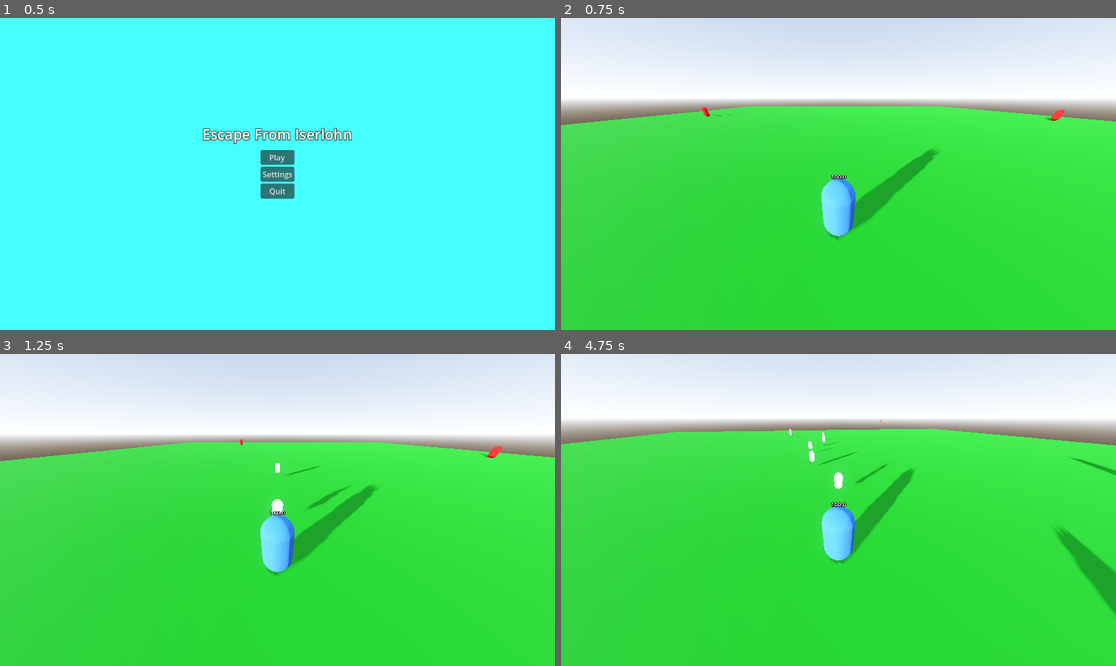
Above: before the commit, frames 1-4 (two rows, left to right).
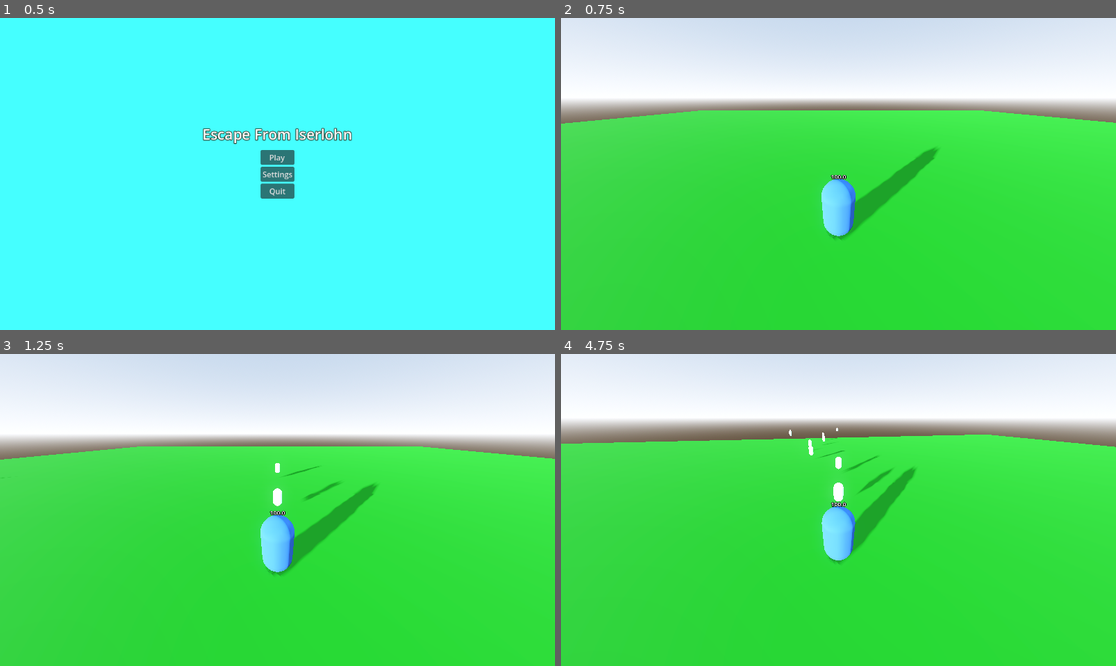
Above: after the commit, the same moments.

Repository: Raidiniom/EscapeFromIserlohn
Game: Godot game, scene res://scenes/ui/main_menu.tscn
Same seed, same stepped clock (60 frames per second), same inputs: the game is played once before the commit and once after it.
Inputs (mouse positions are in pixels of both pictures, inside the frame that each line leads up to):
- Up to frame 1 (0.5 s): no input
- Up to frame 2 (0.75 s): click "Play" at 0.5 s
- Up to frame 3 (1.25 s): no input
- Up to frame 4 (4.75 s): tap Enter at 1.25 s; move the mouse to (866, 510) at 1.27 s; hold W (forward) from 1.28 s (still down); tap E (plant) every 0.75 s from 1.35 to 4.35 s; click (866, 510) at 1.42 s; tap Space (jump) at 1.52, 2.27, 3.77, 4.52 s; move the mouse to (810, 510) at 2.02 s; move the mouse to (849, 503) at 2.77 s; move the mouse to (832, 516) at 3.52 s; click (832, 516) at 3.67 s; move the mouse to (877, 513) at 4.27 s

Frame 1 is identical in both runs. In frame 2, 0.9% of the frame differs, in the area x 0-100%, y 28-72%; in frame 3, 1.1%; in frame 4, 3.2%, in the area x 0-100%, y 21-84%.
Error in both runs: Invalid call. Nonexistent function 'get_keybind_string' in base 'Nil'. (res://scripts/ui/settings.gd:38)

Commit message:
Good Fix

Diff:
--- a/escape-from-iserlohn/scenes/entities/enemy/enemy.tscn
+++ b/escape-from-iserlohn/scenes/entities/enemy/enemy.tscn
@@ -17,10 +17,12 @@
 [node name="Enemy" type="CharacterBody3D" unique_id=851332793 groups=["enemy"]]
 transform = Transform3D(1, 0, 0, 0, 1, 0, 0, 0, 1, 0, 1, 0)
 script = ExtResource("1_lw7nh")
-health = 30.0
-speed = 5.5
 
 [node name="NavigationAgent3D" type="NavigationAgent3D" parent="." unique_id=1203146234]
+
+[node name="Label3D" type="Label3D" parent="." unique_id=155827032]
+transform = Transform3D(1, 0, 0, 0, 1, 0, 0, 0, 1, 0, 1.2050757, 0)
+text = "Placeholder"
 
 [node name="CollisionShape3D" type="CollisionShape3D" parent="." unique_id=160277451]
 shape = SubResource("CapsuleShape3D_lw7nh")
@@ -29,10 +31,10 @@
 material_override = SubResource("StandardMaterial3D_dxw06")
 mesh = SubResource("CapsuleMesh_lw7nh")
 
-[node name="Area3D" type="Area3D" parent="." unique_id=142310300]
+[node name="AttackArea" type="Area3D" parent="." unique_id=142310300]
 collision_layer = 2
 
-[node name="CollisionShape3D" type="CollisionShape3D" parent="Area3D" unique_id=1684023832]
+[node name="CollisionShape3D" type="CollisionShape3D" parent="AttackArea" unique_id=1684023832]
 transform = Transform3D(1.5, 0, 0, 0, 1.5, 0, 0, 0, 1.5, 0, 0, 0)
 shape = SubResource("CapsuleShape3D_1y44r")
 
@@ -46,5 +48,4 @@
 [node name="Attack" type="Node" parent="StateMachine" unique_id=636780882]
 script = ExtResource("4_7gxlw")
 
-[connection signal="body_entered" from="Area3D" to="." method="_on_area_3d_body_entered"]
-[connection signal="body_exited" from="Area3D" to="." method="_on_area_3d_body_exited"]
+[connection signal="body_entered" from="AttackArea" to="." method="_on_attack_area_body_entered"]
--- a/escape-from-iserlohn/scenes/entities/player/player.tscn
+++ b/escape-from-iserlohn/scenes/entities/player/player.tscn
@@ -18,8 +18,6 @@
 [node name="Player" type="CharacterBody3D" unique_id=2091103986 groups=["player"]]
 transform = Transform3D(1, 0, 0, 0, 1, 0, 0, 0, 1, 0, 1, 0)
 script = ExtResource("1_1hmtu")
-base_damage = 30.0
-movement_speed = 10.0
 projectile_scene = ExtResource("6_1murt")
 
 [node name="Label3D" type="Label3D" parent="." unique_id=2042894162]
--- a/escape-from-iserlohn/scenes/game_world.tscn
+++ b/escape-from-iserlohn/scenes/game_world.tscn
@@ -61,4 +61,4 @@
 transform = Transform3D(1, 0, 0, 0, 1, 0, 0, 0, 1, -40, 1, 0)
 
 [node name="Player" parent="." unique_id=2091103986 instance=ExtResource("4_0vfqx")]
-transform = Transform3D(1, 0, 0, 0, 1, 0, 0, 0, 1, -3.4198475, 1.000001, 25.22917)
+floor_stop_on_slope = false
--- a/escape-from-iserlohn/scripts/autoload/game_manager.gd
+++ b/escape-from-iserlohn/scripts/autoload/game_manager.gd
@@ -36,6 +36,10 @@
 
 	enemy.global_position = spawn.global_position
 
+	var player = get_tree().get_nodes_in_group("player")[0]
+
+	enemy.player_target = player
+
 
 func next_round():
 	current_round += 1
--- a/escape-from-iserlohn/scripts/entites/enemy/enemy.gd
+++ b/escape-from-iserlohn/scripts/entites/enemy/enemy.gd
@@ -1,49 +1,118 @@
+# enemy.gd
 extends CharacterBody3D
 
 @export_category("Enemy Stats")
-@export var health : float = 25.0
+@export var health : float = 100.0
 @export var speed : float = 2.5
+@export var armor : float = 1.0
 @export var attack_damage : float = 2.0
 @export var attack_speed : float = 1.0
-@export var attack_range : float = 2.0
-@export var acceleration : float = 8.0
+@export var attack_range : float = 1.0
+@export var gravity : float = 9.8
 
 var player_target: Node3D = null
 var can_attack := true
-var is_dead := false
+var is_dead : bool = false
+var target_offset: Vector3
 
+# Enemy Parts
 @onready var navigation: NavigationAgent3D = $NavigationAgent3D
-@onready var attack_area: Area3D = $Area3D
+@onready var attack_area: Area3D = $AttackArea
 @onready var state_machine = $StateMachine
+@onready var health_display = $Label3D
 
 func _ready() -> void:
-	player_target = get_tree().get_first_node_in_group("player")
+	health_display.text = str(health)
+
+	var radius = 2.0
+	target_offset = Vector3(
+		randf_range(-radius, radius),
+		0,
+		randf_range(-radius, radius)
+	)
+
+	#var player = get_tree().get_nodes_in_group("player")
+	#
+	#if player.size() > 0:
+		#player_target = player[0]
+		#state_machine.change_state("chase")
+
 
 func _physics_process(delta: float) -> void:
-	if is_dead or player_target == null:
+	if is_dead:
 		return
 
-	navigation.target_position = player_target.global_transform.origin
+	print("GLOBAL POS:", global_position)
 
-	if state_machine.current_state.name == "Chase":
-		move_to_target(delta)
 
 func move_to_target(delta):
-	if navigation.is_navigation_finished():
+	if player_target == null:
 		return
 
-	var next_position = navigation.get_next_path_position()
-	var direction = (next_position - global_transform.origin).normalized()
+	var target_pos = player_target.global_position + target_offset
+	var to_target = target_pos - global_position
+	to_target.y = 0
 
-	var desired_velocity = direction * speed
-	velocity = velocity.lerp(desired_velocity, acceleration * delta)
+	var distance = to_target.length()
+
+	if distance <= attack_range:
+		velocity.x = 0
+		velocity.y = 0
+		return
+
+	var direction = to_target.normalized()
+
+	var separation = get_separation_force()
+
+	# Blend movement + separation
+	direction += separation * 1.5
+	direction = direction.normalized()
+
+	var slow_radius = attack_range + 1.5
+	var move_speed = speed
+
+	if distance < slow_radius:
+		move_speed = speed * (distance / slow_radius)
+
+	if direction.length() > 0.01:
+		var target_basis = Basis().looking_at(direction, Vector3.UP)
+		transform.basis = transform.basis.slerp(target_basis, 5 * delta)
+
+
+	velocity.x = direction.x * move_speed
+	velocity.z = direction.z * move_speed
+
+	if not is_on_floor():
+		velocity.y -= gravity * delta
+	else:
+		velocity.y = 0
+
+	print(player_target)
+	print(velocity)
 
 	move_and_slide()
 
 
+func get_separation_force() -> Vector3:
+	var separation_radius = 2.0
+	var force = Vector3.ZERO
+
+	for other in get_tree().get_nodes_in_group("enemy"):
+		if other == self:
+			continue
+
+		var diff = global_position - other.global_position
+		var dist = diff.length()
+
+		if dist > 0 and dist < separation_radius:
+			force += diff.normalized() / dist
+
+	return force
+
 func take_damage(amount: float):
 	health -= amount
 
+	health_display.text = str(health)
 	if health <= 0 and !is_dead:
 		die()
 
@@ -57,7 +126,6 @@
 
 	queue_free()
 
-func _on_area_3d_body_entered(body: Node3D) -> void:
+func _on_attack_area_body_entered(body: Node3D) -> void:
 	if body.is_in_group("player"):
-		player_target = body
-		state_machine.change_state("attack")
+		can_attack = true
--- a/escape-from-iserlohn/scripts/entites/enemy/melee/attack_state.gd
+++ b/escape-from-iserlohn/scripts/entites/enemy/melee/attack_state.gd
@@ -1,30 +1,43 @@
+# attack_state.gd
 extends State
 
-var attacking := true
+var attack_timer : float = 0.0
 
 func enter():
 	print("Enemy Attack")
-	attacking = true
-	attack_loop()
+	attack_timer = 0
 
-func attack_loop():
-	while attacking:
-		# If no target → stop
-		if owner.player_target == null:
-			return
 
-		var dist = owner.global_position.distance_to(owner.player_target.global_position)
+func physics_process(delta):
+	var enemy = owner
 
-		# If player escaped → go back to chase
-		if dist > owner.attack_range:
-			state_machine.change_state("chase")
-			return
+	if enemy.player_target == null:
+		state_machine.change_state("chase")
+		return
 
-		# Deal damage
-		if owner.player_target.has_method("take_damage"):
-			owner.player_target.take_damage(owner.attack_damage)
+	var distance = enemy.global_transform.origin.distance_to(
+		enemy.player_target.global_transform.origin
+	)
 
-		await get_tree().create_timer(1.0 / owner.attack_speed).timeout
+	# If player leaves range → go back to chase
+	if distance > enemy.attack_range + 0.5:
+		state_machine.change_state("chase")
+		return
+
+	# Stop movement
+	enemy.velocity.x = 0
+	enemy.velocity.z = 0
+
+	attack_timer -= delta
+
+	if attack_timer <= 0:
+		attack_timer = 1.0 / enemy.attack_speed
+		attack(enemy)
+
+func attack(enemy):
+	if enemy.player_target.has_method("take_damage"):
+		enemy.player_target.take_damage(enemy.attack_damage)
+
 
 func exit():
-	attacking = false
+	pass
--- a/escape-from-iserlohn/scripts/entites/enemy/melee/chase_state.gd
+++ b/escape-from-iserlohn/scripts/entites/enemy/melee/chase_state.gd
@@ -1,13 +1,24 @@
+# chase_state.gd
 extends State
 
 func enter():
 	print("Enemy Chase")
 
 func physics_process(delta):
-	if owner.player_target == null:
+	var enemy = owner
+
+	if enemy.player_target == null:
 		return
 
-	var dist = owner.global_position.distance_to(owner.player_target.global_position)
+	enemy.move_to_target(delta)
 
-	if dist <= owner.attack_range:
+	var distance = enemy.global_transform.origin.distance_to(
+		enemy.player_target.global_transform.origin
+	)
+
+	if distance <= enemy.attack_range:
 		state_machine.change_state("attack")
+
+
+func exit():
+	pass
--- a/escape-from-iserlohn/scripts/entites/player/player.gd
+++ b/escape-from-iserlohn/scripts/entites/player/player.gd
@@ -2,18 +2,18 @@
 
 # Player stats
 @export_category("Player Stats")
-@export var health: float = 100.0
-@export var base_damage: float = 15.0
-@export var attack_speed: float = 2.5
-@export var movement_speed: float = 5.0
-@export var luck_stat: float = 2.0
+@export var health : float = 100.0
+@export var base_damage : float = 25.0
+@export var attack_speed : float = 3.0
+@export var movement_speed : float = 6.0
+@export var luck_stat : float = 2.0
 
 # Utilities
 @export var gravity: float = 9.8
 @export var mouse_sensitivity: float = 0.002
-
 @export var projectile_scene: PackedScene
-var attack_timer := 0.2
+var attack_timer : float = 0.2
+var is_dead : bool = false
 
 #Player Body
 @onready var player_body: MeshInstance3D = $CollisionShape3D/MeshInstance3D
@@ -44,7 +44,16 @@
 
 func take_damage(amount: float):
 	health -= amount
+
 	player_health.text = str(health)
+
+func die():
+	pass
+
+
+func respawn():
+	pass
+
 
 func can_plant() -> bool:
 	if raycast_3d.is_colliding():
--- a/escape-from-iserlohn/scripts/gameworld/game_world.gd
+++ b/escape-from-iserlohn/scripts/gameworld/game_world.gd
@@ -1,12 +1,5 @@
 extends Node3D
 
-
-# Called when the node enters the scene tree for the first time.
 func _ready() -> void:
 	print("Starting Game")
 	GameManager.start_round()
-
-
-# Called every frame. 'delta' is the elapsed time since the previous frame.
-func _process(delta: float) -> void:
-	pass
